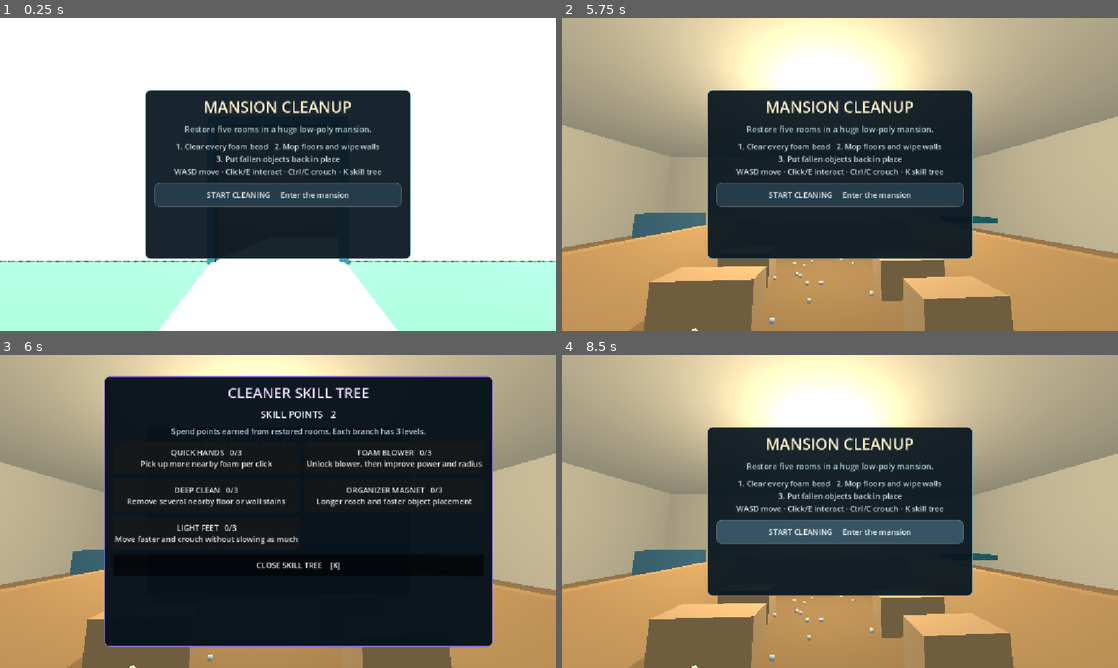
Above: before the commit, frames 1-4 (two rows, left to right).
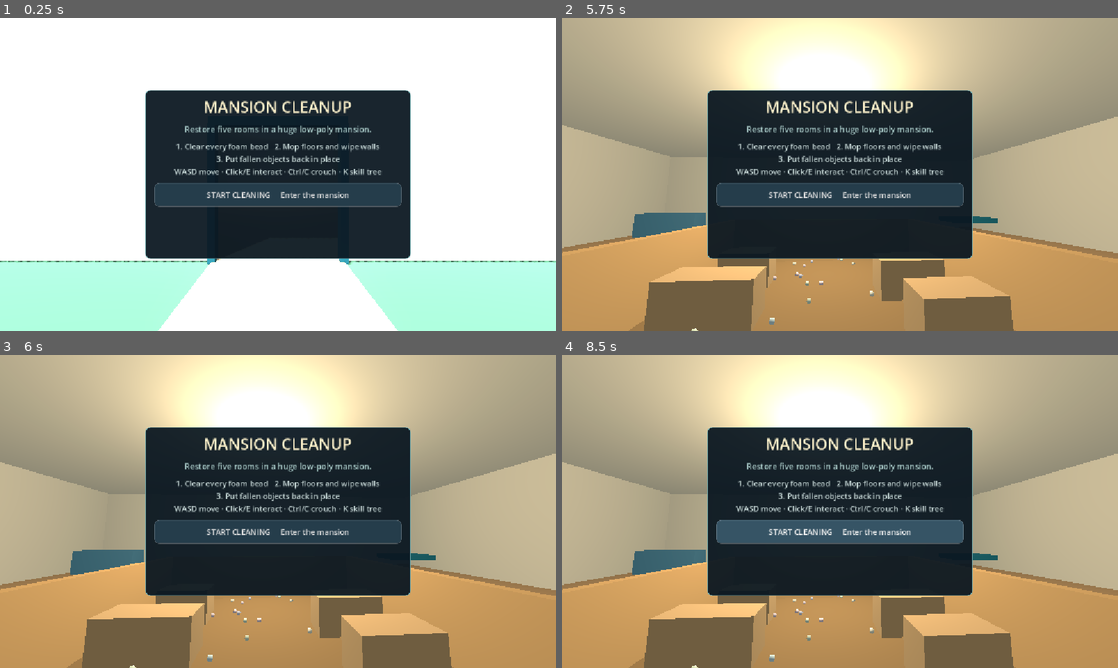
Above: after the commit, the same moments.

Repository: OuanEng/gay
Game: Godot game, scene res://house_main.tscn
The game is run twice, just before and just after one commit, with the same random seed, the same clock (stepped at 60 frames per second) and the same inputs.
Inputs (mouse positions are in pixels of both pictures, inside the frame that each line leads up to):
- Up to frame 1 (0.25 s): no input
- Up to frame 2 (5.75 s): click "START CLEANING Enter the mans…" at 0.5 s; click (840, 305) at 1.25 s; tap E at 2, 4.55 s; move the mouse to (867, 174) at 2.02 s; hold W 2.03-3.5 s; tap K at 2.1 s; click (867, 174) at 2.17 s; tap R at 2.3, 2.85 s; move the mouse to (812, 174) at 2.77 s; click (812, 174) at 2.92 s; tap M at 3.05, 4.35 s; click "START CLEANING Enter the mans…" at 3.5 s; tap Space at 4.25 s; move the mouse to (851, 168) at 4.27 s; hold W 4.28-5 s; click (851, 168) at 4.42 s; tap Enter at 5 s; drag from (812, 237) to (673, 127) at 5.02 s
- Up to frame 3 (6 s): tap Space at 5.75 s; move the mouse to (444, 558) at 5.77 s; hold A from 5.78 s (still down); tap K at 5.85 s; click (444, 558) at 5.92 s
- Up to frame 4 (8.5 s): tap R at 6.05 s; tap Escape at 6.4 s; release A at 6.5 s; tap Enter at 6.5 s; drag from (673, 464) to (756, 433) at 6.52 s; tap Space at 7.25 s; move the mouse to (867, 511) at 7.27 s; hold S 7.28-8 s; tap M at 7.35 s; click (867, 511) at 7.42 s; tap E at 7.55 s; drag from (756, 433) to (728, 527) at 8.02 s

Frames 1-2 are identical in both runs. In frame 3, 45% of the frame differs, in the area x 18-89%, y 6-94%; in frame 4, nothing differs.

Commit message:
Add pause menu and last foam assist

Diff:
--- a/house_game.gd
+++ b/house_game.gd
@@ -61,6 +61,9 @@
 var skill_points_label: Label
 var skill_buttons: Array[Button] = []
 var skill_from_shop := false
+var skill_from_pause := false
+var pause_panel: PanelContainer
+var game_paused := false
 var selected_tool := 0
 var uv_marker: Label
 var mode := ""
@@ -77,6 +80,7 @@
 var blow_cooldown := 0.0
 var push_cooldown := 0.0
 var chain_time := 0.0
+var last_foam_assist_timer := 0.0
 var coins := 0
 var current_level := 1
 var pearl_sold := false
@@ -399,6 +403,7 @@
 	menu.add_child(hard_button)
 	make_shop_ui(root)
 	make_skill_tree_ui(root)
+	make_pause_ui(root)
 	tools_bar = HBoxContainer.new()
 	tools_bar.anchor_left = 0.5
 	tools_bar.anchor_right = 0.5
@@ -512,6 +517,48 @@
 	update_skill_tree()
 
 
+func make_pause_ui(root: Control) -> void:
+	pause_panel = PanelContainer.new()
+	pause_panel.anchor_left = 0.5
+	pause_panel.anchor_right = 0.5
+	pause_panel.anchor_top = 0.5
+	pause_panel.anchor_bottom = 0.5
+	pause_panel.offset_left = -245.0
+	pause_panel.offset_right = 245.0
+	pause_panel.offset_top = -230.0
+	pause_panel.offset_bottom = 230.0
+	pause_panel.add_theme_stylebox_override("panel", ui_panel_style(Color(0.035, 0.07, 0.10, 0.97), Color("7bb8c2")))
+	pause_panel.mouse_filter = Control.MOUSE_FILTER_STOP
+	root.add_child(pause_panel)
+	var column := VBoxContainer.new()
+	column.add_theme_constant_override("separation", 12)
+	pause_panel.add_child(column)
+	var title := Label.new()
+	title.text = "GAME PAUSED"
+	title.horizontal_alignment = HORIZONTAL_ALIGNMENT_CENTER
+	title.add_theme_font_size_override("font_size", 34)
+	title.add_theme_color_override("font_color", Color("fff0c7"))
+	column.add_child(title)
+	var room_label := Label.new()
+	room_label.text = "Take a break. Your room progress is safe."
+	room_label.horizontal_alignment = HORIZONTAL_ALIGNMENT_CENTER
+	room_label.add_theme_color_override("font_color", Color("b8cbd0"))
+	column.add_child(room_label)
+	shop_button(column, "RESUME GAME     [ESC]", resume_game)
+	shop_button(column, "OPEN SKILL TREE     [K]", func(): open_skill_tree(false, true))
+	shop_button(column, "RESTART CURRENT ROOM", restart_from_pause)
+	shop_button(column, "CONTROLS", show_pause_controls)
+	shop_button(column, "RETURN TO MAIN MENU", return_to_menu_from_pause)
+	var controls := Label.new()
+	controls.name = "PauseControls"
+	controls.text = "WASD Move  ·  Mouse Look  ·  Click/E Interact\nCtrl/C Crouch  ·  K Skill Tree  ·  1–3 Tools"
+	controls.horizontal_alignment = HORIZONTAL_ALIGNMENT_CENTER
+	controls.add_theme_color_override("font_color", Color("9fc1c5"))
+	controls.visible = false
+	column.add_child(controls)
+	pause_panel.visible = false
+
+
 func shop_button(parent: Control, text_value: String, callback: Callable) -> Button:
 	var button := Button.new()
 	button.text = text_value
@@ -521,11 +568,14 @@
 	return button
 
 
-func open_skill_tree(from_shop: bool = false) -> void:
+func open_skill_tree(from_shop: bool = false, from_pause: bool = false) -> void:
 	skill_from_shop = from_shop
+	skill_from_pause = from_pause
 	skill_panel.visible = true
 	if shop_panel != null:
 		shop_panel.visible = false
+	if pause_panel != null:
+		pause_panel.visible = false
 	mouse_captured = false
 	Input.mouse_mode = Input.MOUSE_MODE_VISIBLE
 	update_skill_tree()
@@ -535,8 +585,51 @@
 	skill_panel.visible = false
 	if skill_from_shop:
 		shop_panel.visible = true
+	elif skill_from_pause:
+		pause_panel.visible = true
 	elif playing:
 		capture_mouse()
+	skill_from_shop = false
+	skill_from_pause = false
+
+
+func pause_game() -> void:
+	if not playing:
+		return
+	game_paused = true
+	mouse_captured = false
+	Input.mouse_mode = Input.MOUSE_MODE_VISIBLE
+	pause_panel.visible = true
+	tools_bar.visible = false
+	crosshair.visible = false
+	hint_panel.visible = false
+
+
+func resume_game() -> void:
+	game_paused = false
+	pause_panel.visible = false
+	tools_bar.visible = true
+	crosshair.visible = true
+	capture_mouse()
+	update_ui()
+
+
+func restart_from_pause() -> void:
+	game_paused = false
+	pause_panel.visible = false
+	start_round(mode)
+
+
+func return_to_menu_from_pause() -> void:
+	game_paused = false
+	pause_panel.visible = false
+	show_modes()
+
+
+func show_pause_controls() -> void:
+	var controls := pause_panel.find_child("PauseControls", true, false) as Label
+	if controls != null:
+		controls.visible = not controls.visible
 
 
 func upgrade_skill(branch: int) -> void:
@@ -591,6 +684,7 @@
 
 func show_modes() -> void:
 	playing = false
+	game_paused = false
 	mode = ""
 	menu_panel.visible = true
 	hud_panel.visible = false
@@ -603,6 +697,7 @@
 	result_panel.visible = false
 	shop_panel.visible = false
 	skill_panel.visible = false
+	pause_panel.visible = false
 	message = ""
 	mouse_captured = false
 	Input.mouse_mode = Input.MOUSE_MODE_VISIBLE
@@ -653,6 +748,8 @@
 	foam_stack_columns.clear()
 	foam_stack_keys.clear()
 	mode = chosen_mode
+	game_paused = false
+	pause_panel.visible = false
 	pearl_sold = false
 	current_foam_count = cleanup_foam_counts[current_level - 1]
 	found = 0
@@ -668,6 +765,7 @@
 	blow_cooldown = 0.0
 	push_cooldown = 0.0
 	chain_time = 0.0
+	last_foam_assist_timer = 0.0
 	message = ""
 	room_light_on = true
 	room_light.visible = true
@@ -1054,10 +1152,11 @@
 
 
 func _physics_process(delta: float) -> void:
-	if not playing:
+	if not playing or game_paused:
 		return
 	blow_cooldown = maxf(0.0, blow_cooldown - delta)
 	push_cooldown = maxf(0.0, push_cooldown - delta)
+	last_foam_assist_timer += delta
 	if blower_on and mouse_captured and Input.is_mouse_button_pressed(MOUSE_BUTTON_LEFT) and blow_cooldown <= 0.0:
 		blow_forward()
 		blow_cooldown = 0.22
@@ -1200,11 +1299,11 @@
 
 func _unhandled_input(event: InputEvent) -> void:
 	if event is InputEventKey and event.pressed and not event.echo:
-		if event.keycode == KEY_K:
+		if event.keycode == KEY_K and (playing or shop_panel.visible):
 			if skill_panel.visible:
 				close_skill_tree()
 			else:
-				open_skill_tree(shop_panel.visible)
+				open_skill_tree(shop_panel.visible, game_paused)
 		elif event.keycode == KEY_F10 and playing:
 			secret_vision = not secret_vision
 			update_uv_hint()
@@ -1212,11 +1311,12 @@
 			show_modes()
 		elif event.keycode == KEY_R and mode != "":
 			start_round(mode)
+		elif event.keycode == KEY_ESCAPE and skill_panel.visible:
+			close_skill_tree()
+		elif event.keycode == KEY_ESCAPE and game_paused:
+			resume_game()
 		elif event.keycode == KEY_ESCAPE and playing:
-			mouse_captured = false
-			Input.mouse_mode = Input.MOUSE_MODE_VISIBLE
-			message = "Mouse released. Click to continue."
-			update_ui()
+			pause_game()
 		elif event.keycode == KEY_1 and playing:
 			select_tool(0)
 		elif event.keycode == KEY_2 and playing and owns_uv:
@@ -1228,7 +1328,7 @@
 	if event is InputEventMouseMotion and mouse_captured:
 		player.rotate_y(-event.relative.x * LOOK_SPEED)
 		view.rotation.x = clampf(view.rotation.x - event.relative.y * LOOK_SPEED, -1.45, 1.45)
-	if event is InputEventMouseButton and event.pressed and event.button_index == MOUSE_BUTTON_LEFT and playing:
+	if event is InputEventMouseButton and event.pressed and event.button_index == MOUSE_BUTTON_LEFT and playing and not game_paused and not skill_panel.visible:
 		if mouse_captured:
 			search_center()
 		else:
@@ -1268,6 +1368,7 @@
 		var index: int = foam_hit["index"]
 		var picked := remove_foam_cluster(index)
 		removed_foam += picked
+		last_foam_assist_timer = 0.0
 		message = "%d foam bead%s removed." % [picked, "s" if picked > 1 else ""]
 		if removed_foam >= current_foam_count:
 			advance_cleanup_phase()
@@ -1436,6 +1537,7 @@
 func update_uv_hint() -> void:
 	uv_marker.visible = false
 	if pearls.is_empty():
+		update_last_foam_assist()
 		return
 	var nearest: PhysicsBody3D = pearls[0]
 	var visual: MeshInstance3D = nearest.get_child(0)
@@ -1465,6 +1567,70 @@
 		uv_marker.text = "↶  PEARL BEHIND  %.1fm" % distance
 		uv_marker.position = Vector2(get_viewport().get_visible_rect().size.x * 0.5 - 130.0, 155.0)
 		uv_marker.visible = true
+
+
+func update_last_foam_assist() -> void:
+	if not playing or game_paused or cleanup_phase != 0:
+		return
+	var remaining := current_foam_count - removed_foam
+	if remaining > 10 or remaining <= 0:
+		return
+	var nearest := -1
+	var nearest_distance := INF
+	var bounds := level_bounds()
+	for i in foam_alive.size():
+		if not foam_alive[i]:
+			continue
+		if foam_positions[i].y < FOAM_BASE_Y - 0.02 or foam_positions[i].x < bounds.x or foam_positions[i].x > bounds.y or foam_positions[i].z < bounds.z or foam_positions[i].z > bounds.w:
+			relocate_hidden_foam(i)
+		var distance := view.global_position.distance_to(foam_positions[i])
+		if distance < nearest_distance:
+			nearest_distance = distance
+			nearest = i
+	if nearest < 0:
+		return
+	if remaining <= 5 and last_foam_assist_timer >= 8.0:
+		relocate_hidden_foam(nearest)
+		nearest_distance = view.global_position.distance_to(foam_positions[nearest])
+		last_foam_assist_timer = 0.0
+		message = "Cleanup radar rescued a hidden foam bead. Look in front of you."
+		update_ui()
+	var target := foam_positions[nearest]
+	var screen := get_viewport().get_visible_rect().size
+	if not view.is_position_behind(target):
+		uv_marker.text = "◆  FOAM %d LEFT  ·  %.1fm" % [remaining, nearest_distance]
+		uv_marker.position = view.unproject_position(target).clamp(Vector2(30.0, 125.0), screen - Vector2(260.0, 55.0)) - Vector2(18.0, 26.0)
+	else:
+		uv_marker.text = "↶  LAST FOAM BEHIND  ·  %.1fm" % nearest_distance
+		uv_marker.position = Vector2(screen.x * 0.5 - 150.0, 125.0)
+	uv_marker.visible = true
+
+
+func relocate_hidden_foam(index: int) -> void:
+	if index < 0 or index >= foam_alive.size() or not foam_alive[index]:
+		return
+	var old_cell := foam_cell_keys[index]
+	if foam_cells.has(old_cell):
+		foam_cells[old_cell].erase(index)
+	var front := -view.global_basis.z
+	front.y = 0.0
+	if front.length_squared() < 0.01:
+		front = Vector3.FORWARD
+	var bounds := level_bounds()
+	var target := player.global_position + front.normalized() * 1.35
+	target.x = clampf(target.x, bounds.x + 0.35, bounds.y - 0.35)
+	target.z = clampf(target.z, bounds.z + 0.35, bounds.w - 0.35)
+	target.y = FOAM_BASE_Y
+	foam_positions[index] = target
+	foam_velocities[index] = Vector3.ZERO
+	transfer_foam_stack(index, foam_stack_cell_for(target))
+	foam_positions[index].y = foam_rest_heights[index]
+	var new_cell := foam_cell_for(foam_positions[index])
+	if not foam_cells.has(new_cell):
+		foam_cells[new_cell] = []
+	foam_cells[new_cell].append(index)
+	foam_cell_keys[index] = new_cell
+	update_foam_transform(index)
 
 
 func pearl_fully_visible(origin: Vector3, target: Vector3) -> bool:
Not shown, changed: docs/index.html
Not shown, changed: docs/index.pck
